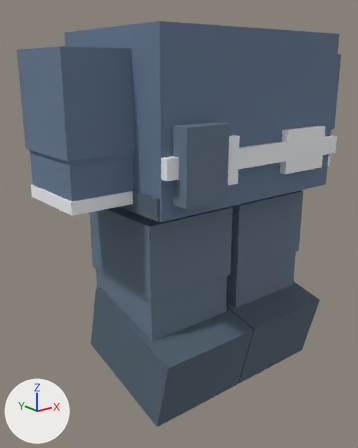
What one commit did to the glTF model public/world3d/blocky-outfits/workwear-navy.glb.
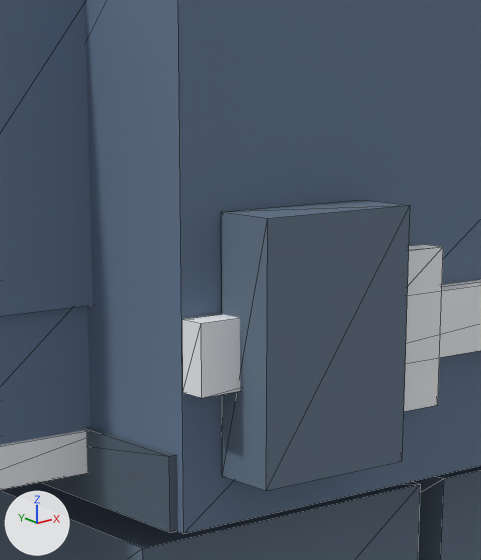
The first picture shows the older version from a camera (50 mm lens) standing at (-1.065, -1.214, 0.92) and looking at (-0.086, 0.009, 0.431). The close-ups show the older and then the newer version on the part from 30% to 70% of the width and 14% to 51% of the height of that picture. Only the edits that show in the close-ups are written down. The axes (+X, +Y, +Z) are drawn at lower left. The lights are the same throughout. The close-ups show mesh edges as thin lines. Where no turn or scale is listed for an object, it has been applied to the vertices.

Objects in the first close-up: 'cuff-Right', 'jacket', 'lower-sleeve-Right', 'pocket--1', 'reflective-band', 'tool-pocket', 'trouser-Left', 'trouser-Right', 'upper-sleeve-Right', 'utility-belt'.
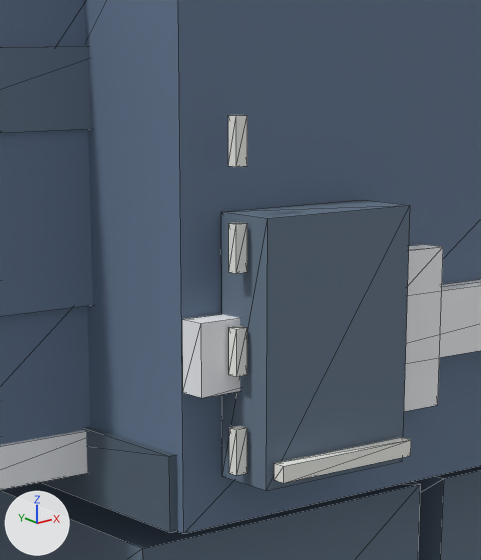
Scene script edits in JSON lines:
```json
{"op": "add", "block": "mat_light", "code": ["mat_light = principled_material('light')", "mat_light.base_color = (0.898, 0.91, 0.863)  # white #f3f5ef", "mat_light.roughness = 0.9"]}
{"op": "add", "block": "me_cube_121", "code": ["me_cube_121 = bpy.data.meshes.new('Cube.121')", "me_cube_121.from_pydata(...)  # a box spanning x -0.005..0.005, y -0.0045..0.0045, z -0.0175..0.0175", "me_cube_121.materials.append(mat_light)  # white #f3f5ef"]}
{"op": "add", "block": "me_cube_120", "code": ["me_cube_120 = bpy.data.meshes.new('Cube.120')", "me_cube_120.from_pydata(...)  # a box spanning x -0.005..0.005, y -0.0045..0.0045, z -0.0175..0.0175", "me_cube_120.materials.append(mat_light)  # white #f3f5ef"]}
{"op": "add", "block": "me_cube_134", "code": ["me_cube_134 = bpy.data.meshes.new('Cube.134')", "me_cube_134.from_pydata(...)  # a box spanning x -0.065..0.065, y -0.0055..0.0055, z -0.0065..0.0065", "me_cube_134.materials.append(mat_light)  # white #f3f5ef"]}
{"op": "add", "block": "ob_design_workwear_side_stitch__1_3", "code": ["ob_design_workwear_side_stitch__1_3 = bpy.data.objects.new('design-workwear-side-stitch--1-3', me_cube_121)", "ob_design_workwear_side_stitch__1_3.location = (-0.318, -0.276, 0.84)"]}
{"op": "add", "block": "ob_design_workwear_side_stitch__1_2", "code": ["ob_design_workwear_side_stitch__1_2 = bpy.data.objects.new('design-workwear-side-stitch--1-2', me_cube_120)", "ob_design_workwear_side_stitch__1_2.location = (-0.318, -0.276, 0.765)"]}
{"op": "add", "block": "ob_design_workwear_side_stitch__1_1", "code": ["ob_design_workwear_side_stitch__1_1 = bpy.data.objects.new('design-workwear-side-stitch--1-1', me_cube_121.copy())", "ob_design_workwear_side_stitch__1_1.location = (-0.318, -0.276, 0.69)"]}
{"op": "add", "block": "ob_design_workwear_side_stitch__1_0", "code": ["ob_design_workwear_side_stitch__1_0 = bpy.data.objects.new('design-workwear-side-stitch--1-0', me_cube_120.copy())", "ob_design_workwear_side_stitch__1_0.location = (-0.318, -0.276, 0.615)"]}
{"op": "add", "block": "ob_design_workwear_reinforced_pocket", "code": ["ob_design_workwear_reinforced_pocket = bpy.data.objects.new('design-workwear-reinforced-pocket', me_cube_134)", "ob_design_workwear_reinforced_pocket.location = (-0.24, -0.308, 0.602)"]}
```

Changed parts and their boxes [x1, y1, x2, y2] in the close-ups (481 x 560 px):
```json
{"object": "design-workwear-reinforced-pocket", "change": "added", "after": [274, 437, 411, 483]}
{"object": "design-workwear-side-stitch--1-3", "change": "added", "after": [228, 115, 247, 167]}
{"object": "design-workwear-side-stitch--1-2", "change": "added", "after": [229, 222, 247, 274]}
{"object": "design-workwear-side-stitch--1-1", "change": "added", "after": [229, 326, 247, 376]}
{"object": "design-workwear-side-stitch--1-0", "change": "added", "after": [229, 426, 247, 475]}
{"object": "design-workwear-shoulder-panel-Right", "change": "unchanged, uncovered by the edit", "after": [0, 46, 91, 133]}
```
